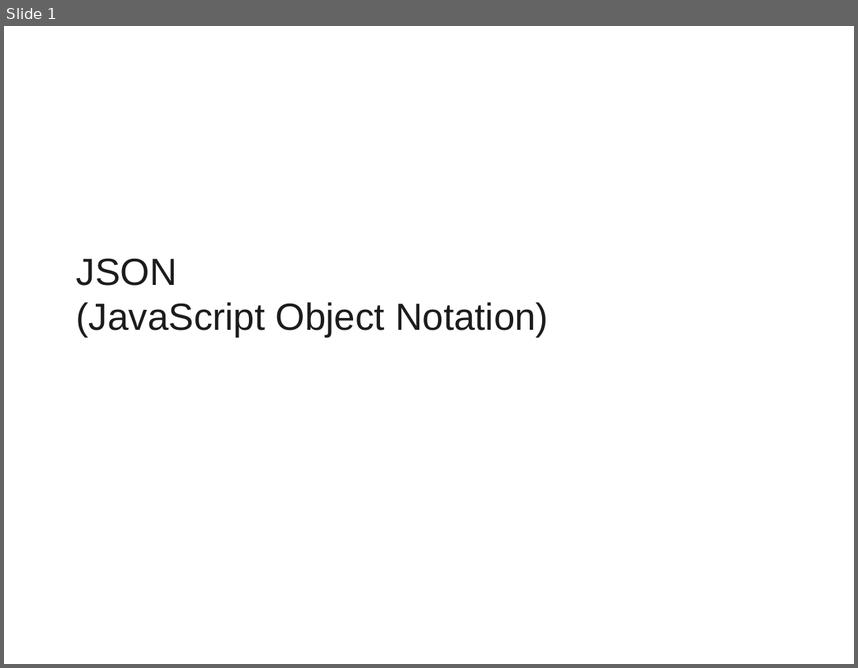
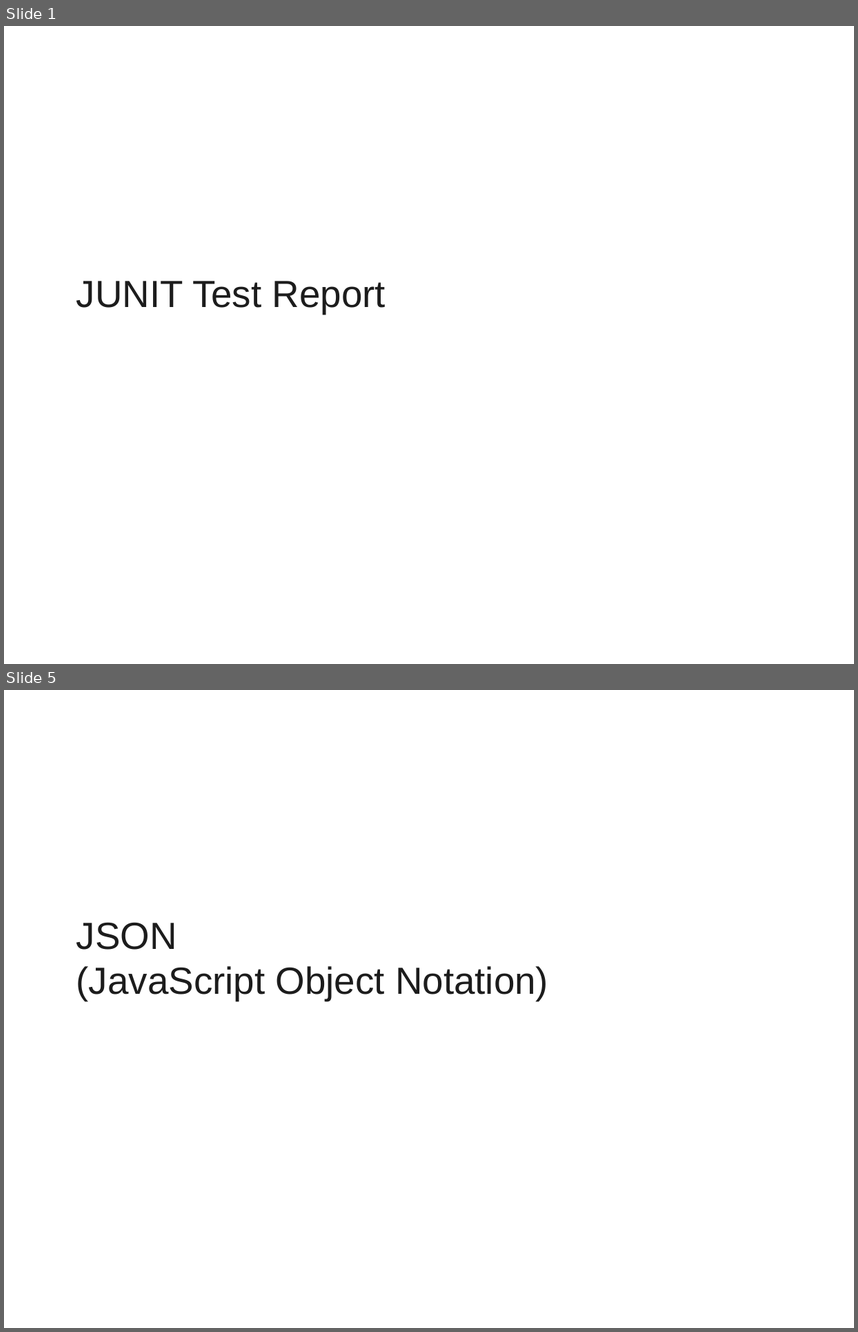
Before and after one commit to vatsank/freshers_sep_2022, a slide deck: Log4j.ppt. Shown one above the other, each under a label of ours: slide 1 before the commit, slides 1 and 5 after it; the slides between them are not shown. The pictures are 858x668 and 858x1332 pixels, drawn with LibreOffice and Linux fonts; fonts in the diff are those of the drawing; background and template pictures are left out. Boxes give left, top, right and bottom in pixels: in the first picture for what was removed or moved away, otherwise in the second. Text is boxed around its words. In the diff, an @@ line names an element or a change of style, - is before the commit and + after.

```diff
--- a/Log4j.ppt
+++ b/Log4j.ppt
@@ slide 1 added at bbox=[4, 26, 854, 664], background picture (left out) @@
@@ title added at bbox=[76, 281, 386, 314], 32 pt, text #1C1C1C @@
+JUNIT Test Report
@@ what was slide 1 is now slide 5 @@
```
Also in this commit, not shown: 7 slides changed, 4 other slides added, 2 slides removed.
